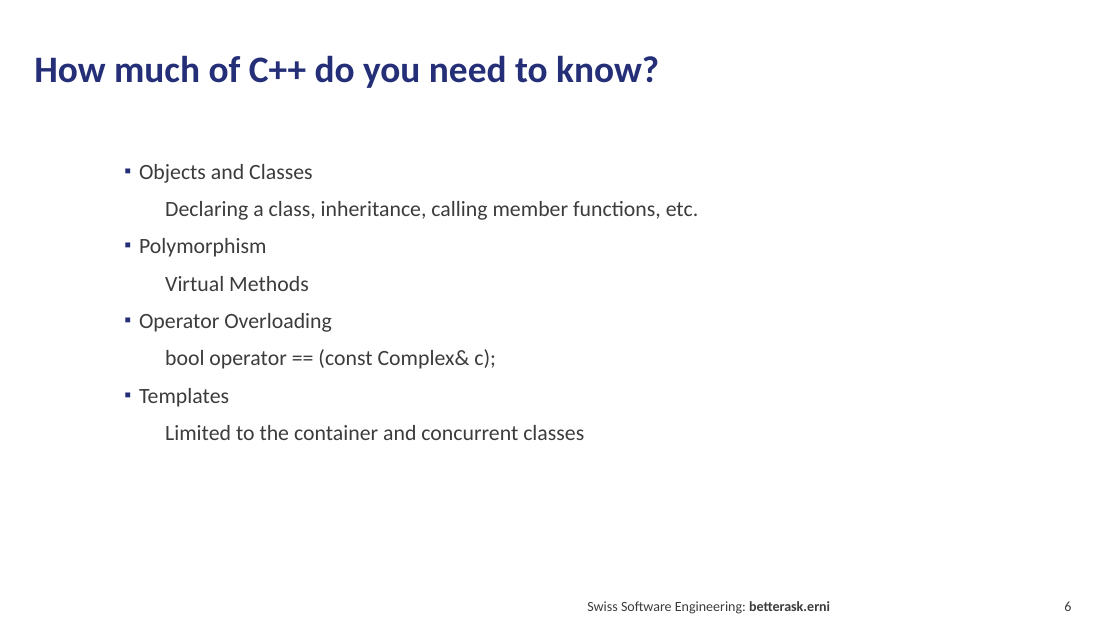
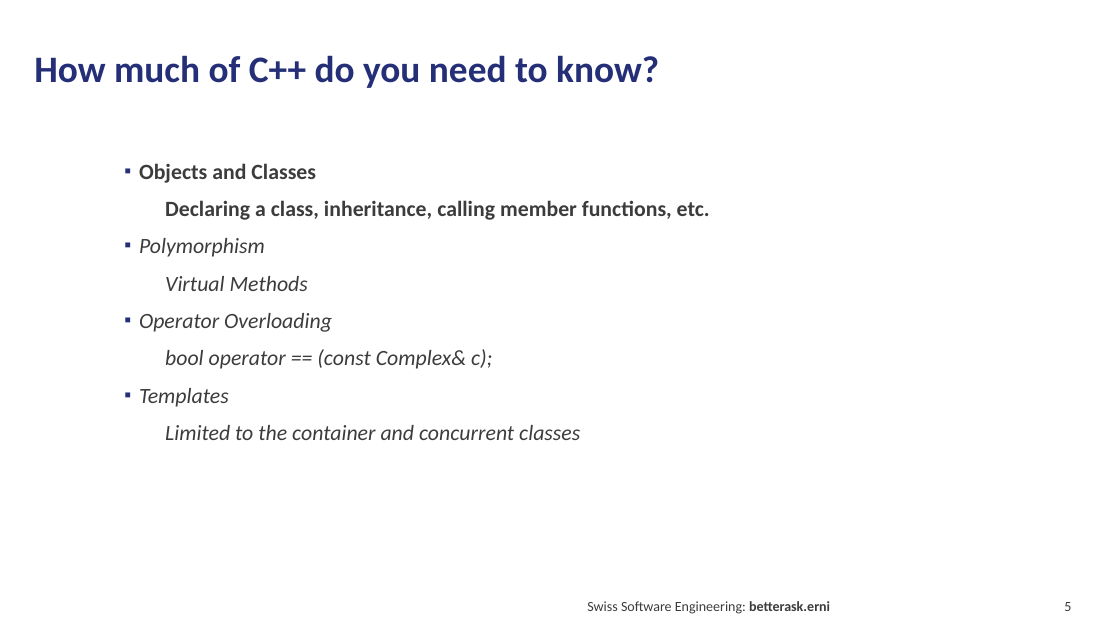
Before and after one commit to hebercosfer/qt_intro_demo, a slide deck: slide 5 of Qt Introduction.pptx (slide 6 before the commit). Drawn at 1120x630 pixels with LibreOffice and Linux fonts; fonts in the diff are those of the drawing. Boxes give left, top, right and bottom in pixels: in the first picture for what was removed or moved away, otherwise in the second. Text is boxed around its words. In the diff, an @@ line names an element or a change of style, - is before the commit and + after.

```diff
--- a/Qt Introduction.pptx
+++ b/Qt Introduction.pptx
@@ text "Objects and Classes" at <box>139,163,710,440</box>: bold on in "Objects and Classes", "Declaring a class, inheritance, calling member functions, ..."; italic on in "Polymorphism", "Virtual Methods", "Operator Overloading", "bool operator == (const Complex& c);" and 2 more places @@
```
Also in this commit, not shown: 7 other slides changed, 1 slide added, 1 slide removed, 3 other files.
